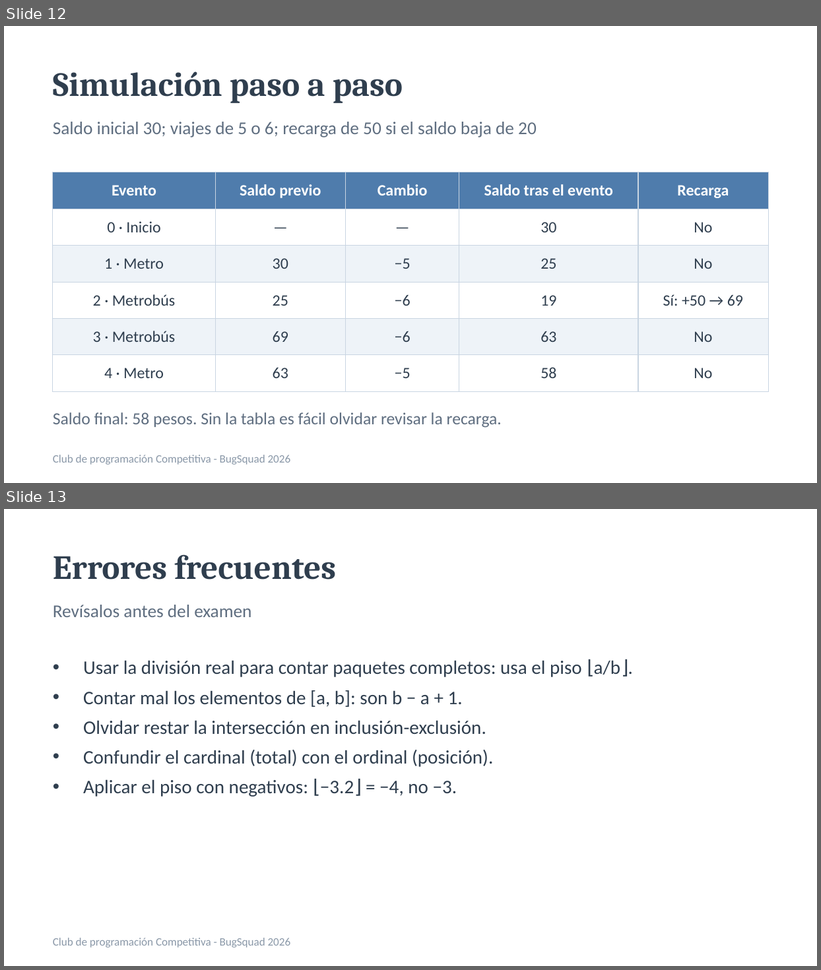
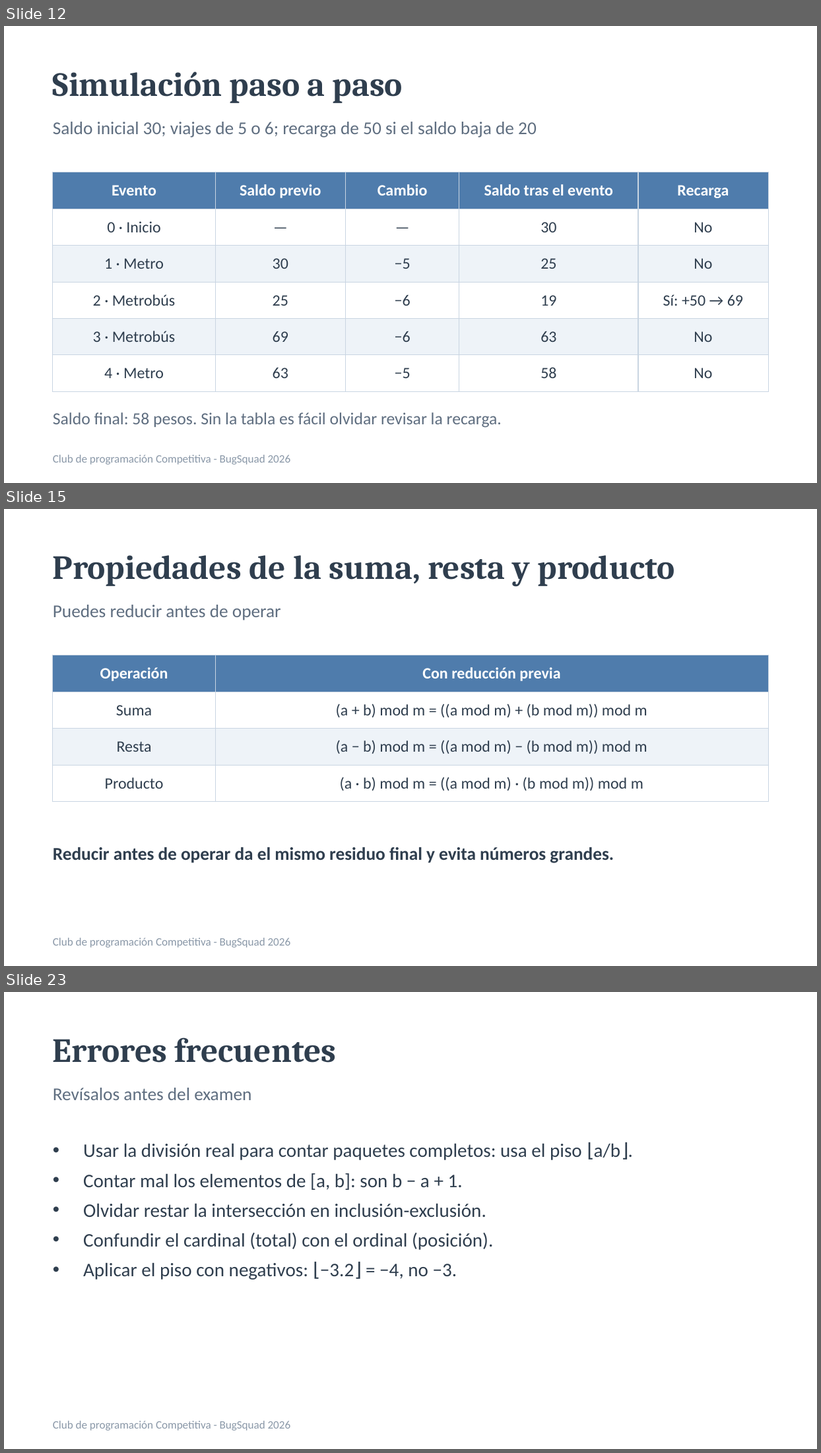
Before and after one commit to rigosantiagog/CompetitiveProgramming, a slide deck: assets/docs/Tema2_Aritmetica_conteo_y_casos.pptx. Shown one above the other, each under a label of ours: slides 12 and 13 before the commit, slides 12, 15 and 23 after it; the slides between them are not shown. The pictures are 821x970 and 821x1453 pixels, drawn with LibreOffice and Linux fonts; fonts in the diff are those of the drawing. Boxes give left, top, right and bottom in pixels: in the first picture for what was removed or moved away, otherwise in the second. Text is boxed around its words. In the diff, an @@ line names an element or a change of style, - is before the commit and + after.

```diff
--- a/assets/docs/Tema2_Aritmetica_conteo_y_casos.pptx
+++ b/assets/docs/Tema2_Aritmetica_conteo_y_casos.pptx
@@ slide 15 added at bbox=[4, 509, 817, 966], background #FFFFFF @@
@@ text added at bbox=[53, 555, 675, 587], 30 pt, text #2F3E4E, bold @@
+Propiedades de la suma, resta y producto
@@ text added at bbox=[53, 605, 281, 621], 16 pt, text #5F6E80 @@
+Puedes reducir antes de operar
@@ table added at bbox=[53, 656, 768, 793], 4 rows, 2 columns @@
+Operación | Con reducción previa
+Suma | (a + b) mod m = ((a mod m) + (b mod m)) mod m
+Resta | (a − b) mod m = ((a mod m) − (b mod m)) mod m
+Producto | (a · b) mod m = ((a mod m) · (b mod m)) mod m
@@ text added at bbox=[53, 848, 614, 863], 16 pt, text #2F3E4E, bold @@
+Reducir antes de operar da el mismo residuo final y evita números grandes.
@@ text added at bbox=[53, 938, 291, 948], 10 pt, text #8A98A8 @@
+Club de programación Competitiva - BugSquad 2026
@@ what was slide 13 is now slide 23 @@
```
Also in this commit, not shown: 2 slides changed, 9 other slides added, 12 other files.
